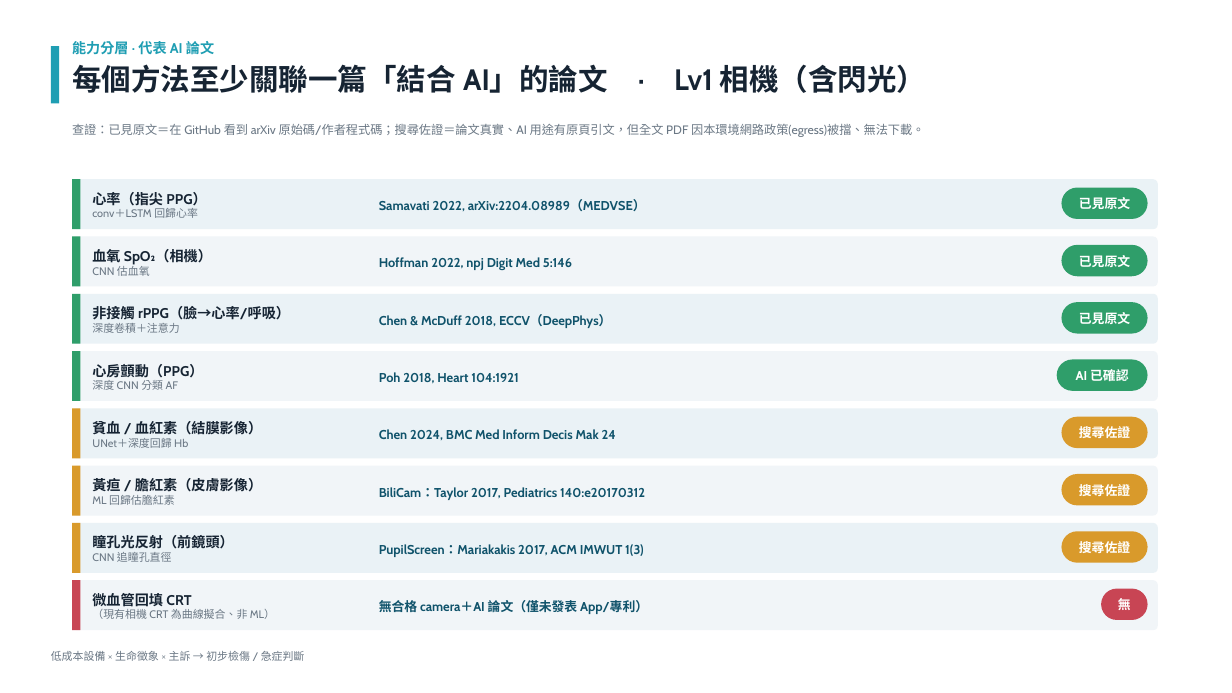
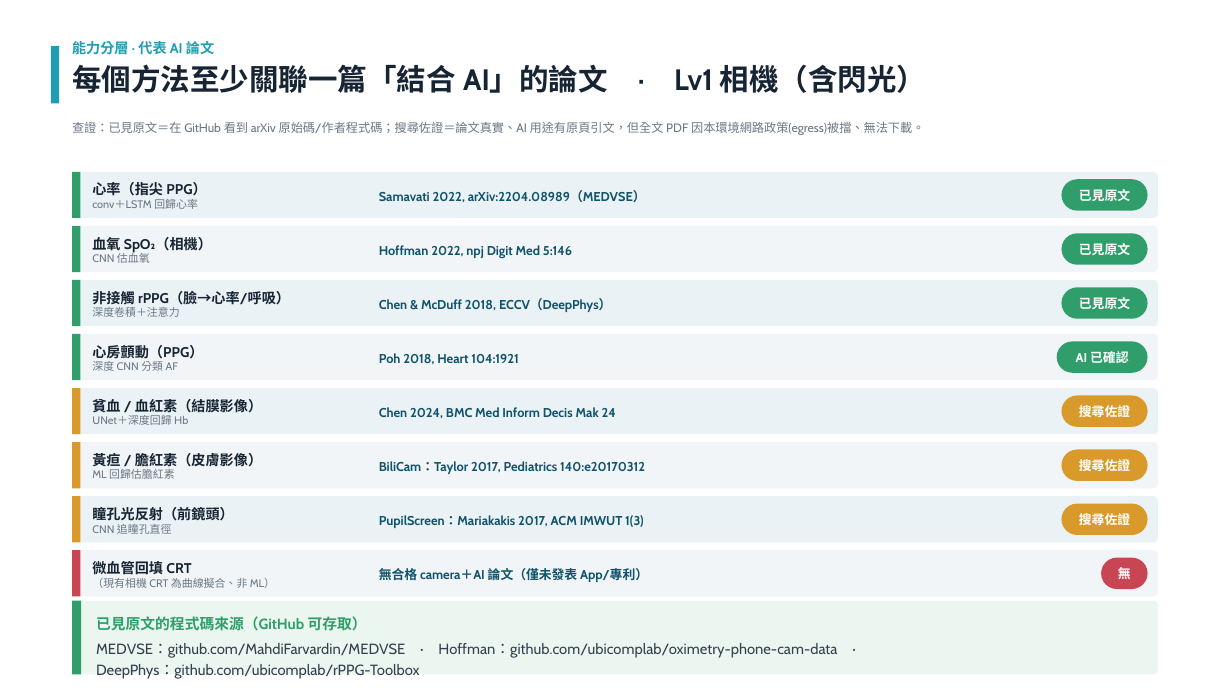
Before and after one commit to dmr1123/triage, a slide deck: slide 5 of ppt/低成本設備輔助檢傷_報告版.pptx. Drawn at 1232x693 pixels with LibreOffice and Linux fonts; fonts in the diff are those of the drawing. Boxes give left, top, right and bottom in pixels: in the first picture for what was removed or moved away, otherwise in the second. Text is boxed around its words. In the diff, an @@ line names an element or a change of style, - is before the commit and + after.

```diff
--- a/ppt/低成本設備輔助檢傷_報告版.pptx
+++ b/ppt/低成本設備輔助檢傷_報告版.pptx
@@ rounded rectangle: place and size @@
-rounded rectangle at [72,179,1158,229]
+rounded rectangle at [72,172,1158,218]
@@ rectangle: place and size @@
-rectangle at [72,179,80,229]
+rectangle at [72,172,80,218]
@@ rounded rectangle: place and size @@
-rounded rectangle at [72,237,1158,287]
+rounded rectangle at [72,226,1158,272]
@@ rectangle: place and size @@
-rectangle at [72,237,80,287]
+rectangle at [72,226,80,272]
@@ 4 texts, 2 rounded rectangles: place and size @@
-4 texts, 2 rounded rectangles at [92,188,1148,276]
+4 texts, 2 rounded rectangles at [92,179,1148,264]
@@ rounded rectangle: place and size @@
-rounded rectangle at [72,294,1158,344]
+rounded rectangle at [72,280,1158,326]
@@ rectangle: place and size @@
-rectangle at [72,294,80,344]
+rectangle at [72,280,80,326]
@@ 2 texts, 1 rounded rectangle: place and size @@
-2 texts, 1 rounded rectangle at [92,302,1148,334]
+2 texts, 1 rounded rectangle at [92,287,1148,319]
@@ rounded rectangle: place and size @@
-rounded rectangle at [72,351,1158,401]
+rounded rectangle at [72,335,1158,381]
@@ rectangle: place and size @@
-rectangle at [72,351,80,401]
+rectangle at [72,335,80,381]
@@ 4 texts, 3 rounded rectangles, 1 rectangle: place and size @@
-4 texts, 3 rounded rectangles, 1 rectangle at [72,360,1158,458]
+4 texts, 3 rounded rectangles, 1 rectangle at [72,341,1158,434]
@@ rounded rectangle: place and size @@
-rounded rectangle at [72,466,1158,516]
+rounded rectangle at [72,443,1158,489]
@@ rectangle: place and size @@
-rectangle at [72,466,80,516]
+rectangle at [72,443,80,489]
@@ 3 rounded rectangles, 2 texts, 1 rectangle: place and size @@
-3 rounded rectangles, 2 texts, 1 rectangle at [72,474,1158,573]
+3 rounded rectangles, 2 texts, 1 rectangle at [72,450,1158,543]
@@ rounded rectangle: place and size @@
-rounded rectangle at [72,580,1158,630]
+rounded rectangle at [72,551,1158,597]
@@ rectangle: place and size @@
-rectangle at [72,580,80,630]
+rectangle at [72,551,80,597]
@@ 4 texts, 1 rounded rectangle: place and size @@
-4 texts, 1 rounded rectangle at [92,535,1148,620]
+4 texts, 1 rounded rectangle at [92,507,1148,590]
@@ rounded rectangle added at [72,601,1158,675], fill #ECF6F0 @@
@@ rectangle added at [72,601,81,675], fill #2F9E6A @@
@@ text added at [96,616,837,658], 11.5 pt, text #33414F @@
+已見原文的程式碼來源（GitHub 可存取）
+MEDVSE：github.com/MahdiFarvardin/MEDVSE · Hoffman：github.com/ubicomplab/oximetry-phone-cam-data · DeepPhys：github.com/ubicomplab/rPPG-Toolbox
@@ text removed at [51,651,305,661] @@
-低成本設備 × 生命徵象 × 主訴 → 初步檢傷 / 急症判斷
```
Also in this commit, not shown: 1 other slide changed, 1 other file.
